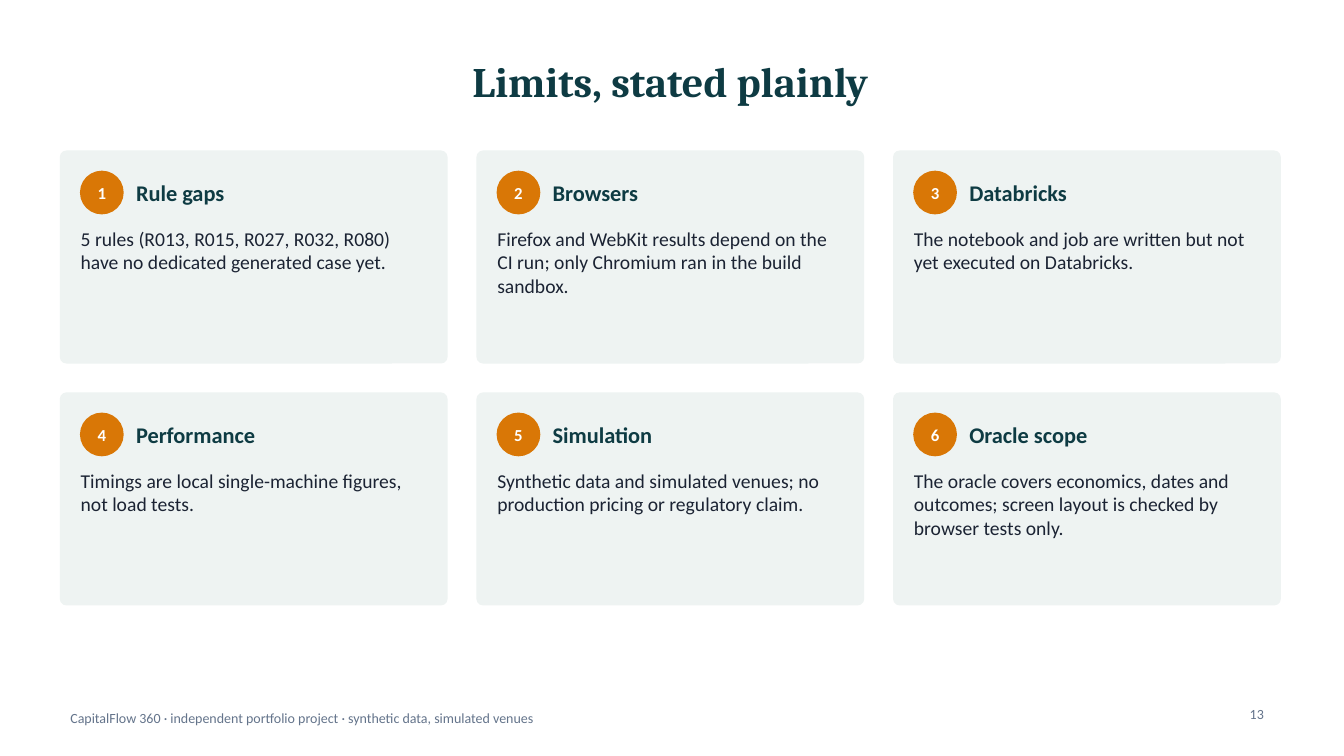
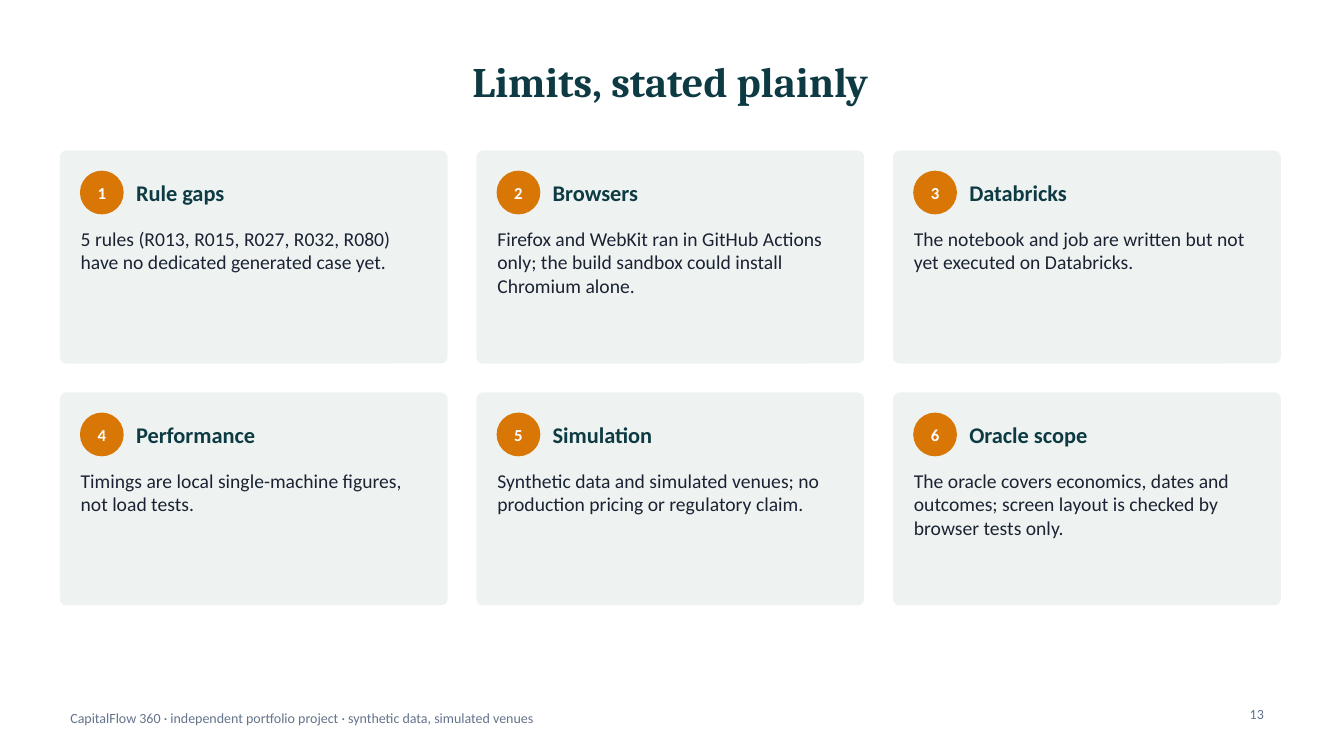
Before and after one commit to nipunrg1990rocks-dev/banking-ai-portfolio, a slide deck: slide 13 of projects/p7_capitalflow360/reporting/out/CF360_Test_Strategy_and_Results.pptx. Drawn at 1344x756 pixels with LibreOffice and Linux fonts; fonts in the diff are those of the drawing. Boxes give left, top, right and bottom in pixels: in the first picture for what was removed or moved away, otherwise in the second. Text is boxed around its words. In the diff, an @@ line names an element or a change of style, - is before the commit and + after.

```diff
--- a/projects/p7_capitalflow360/reporting/out/CF360_Test_Strategy_and_Results.pptx
+++ b/projects/p7_capitalflow360/reporting/out/CF360_Test_Strategy_and_Results.pptx
@@ text at (x1=497, y1=232, x2=822, y2=293): text changed @@
-Firefox and WebKit results depend on the CI run; only Chromium ran in the build sandbox.
+Firefox and WebKit ran in GitHub Actions only; the build sandbox could install Chromium alone.
```
Also in this commit, not shown: 1 other slide changed, 14 other files.
